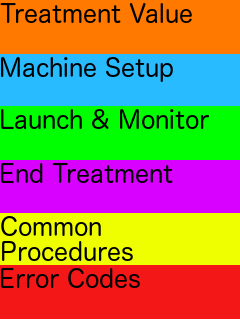
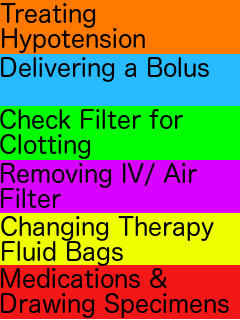
Layers edited between the first and the second 240px x 320px image:
renamed "Error Codes" to "Medications & Drawing Specimen...", painted on it over <box>1,268,229,318</box>
renamed "End Treatment" to "Removing IV/ Air Filter", painted on it over <box>1,163,197,208</box>
renamed "Common Procedures" to "Changing Therapy Fluid Bags", painted on it over <box>2,216,214,266</box>
renamed "Launch & Monitor" to "Check Filter for Clotting", painted on it over <box>0,109,209,159</box>
renamed "Machine Setup" to "Delivering a Bolus", painted on it over <box>1,57,209,82</box>
renamed "Treatment Value ..." to "Treating Hypotension ...", painted on it over <box>2,3,192,53</box>
